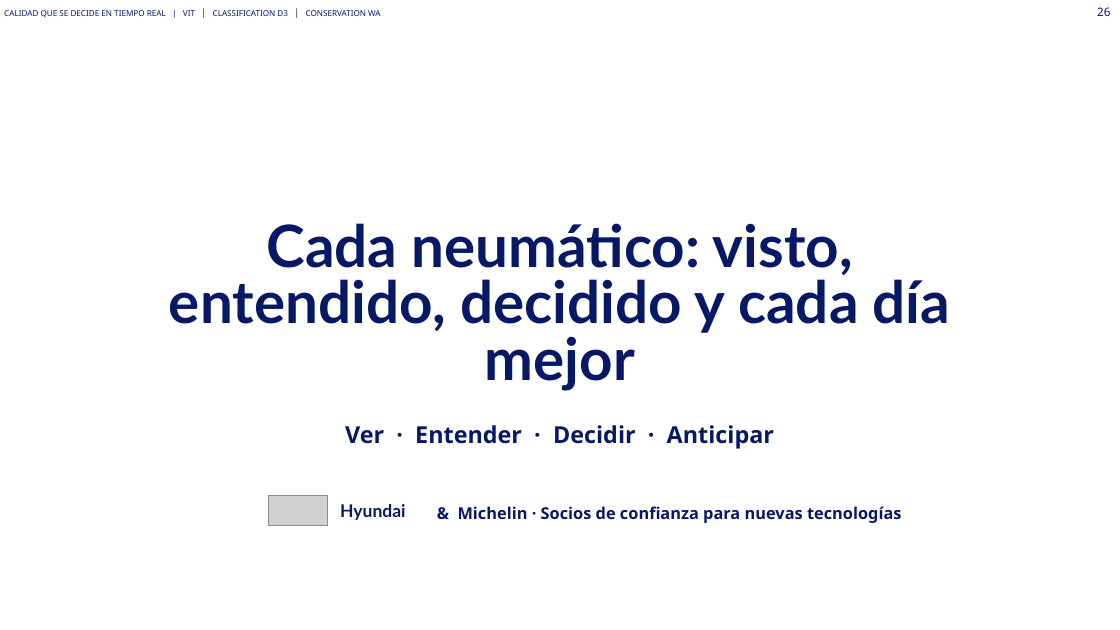
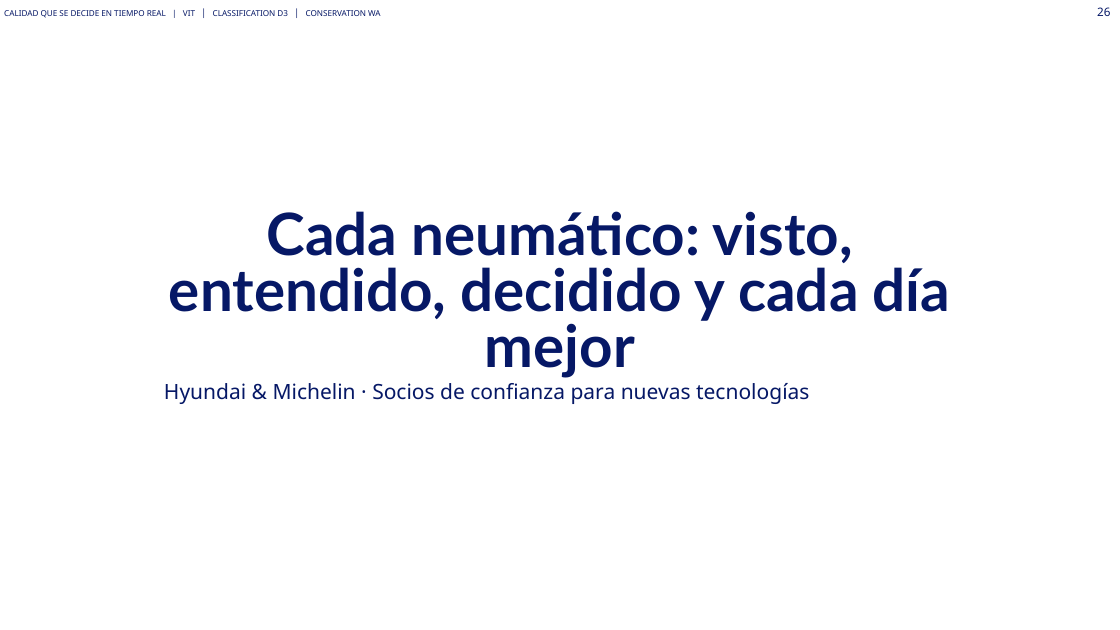
Before and after one commit to Asierenux/blank-app, a slide deck: slide 26 of presentaciones/Michelin_Hyundai_Fabricacion_Digital_ES_plantilla2026.pptx. Drawn at 1120x630 pixels with LibreOffice and Linux fonts; fonts in the diff are those of the drawing; grey boxes stand for pictures; background and template pictures are left out. Boxes give left, top, right and bottom in pixels: in the first picture for what was removed or moved away, otherwise in the second. Text is boxed around its words. In the diff, an @@ line names an element or a change of style, - is before the commit and + after.

```diff
--- a/presentaciones/Michelin_Hyundai_Fabricacion_Digital_ES_plantilla2026.pptx
+++ b/presentaciones/Michelin_Hyundai_Fabricacion_Digital_ES_plantilla2026.pptx
@@ title at box(164, 383, 809, 404): paragraph added @@
+  Hyundai & Michelin · Socios de confianza para nuevas tecnologías
@@ text removed at box(345, 425, 774, 449) @@
-Ver · Entender · Decidir · Anticipar
@@ picture removed at box(269, 496, 328, 526) @@
@@ text removed at box(340, 504, 405, 520) @@
-Hyundai
@@ text removed at box(458, 506, 902, 523) @@
-& Michelin · Socios de confianza para nuevas tecnologías
```
Also in this commit, not shown: 23 other slides changed, 2 slides added, 2 slides removed, 1 other file.
